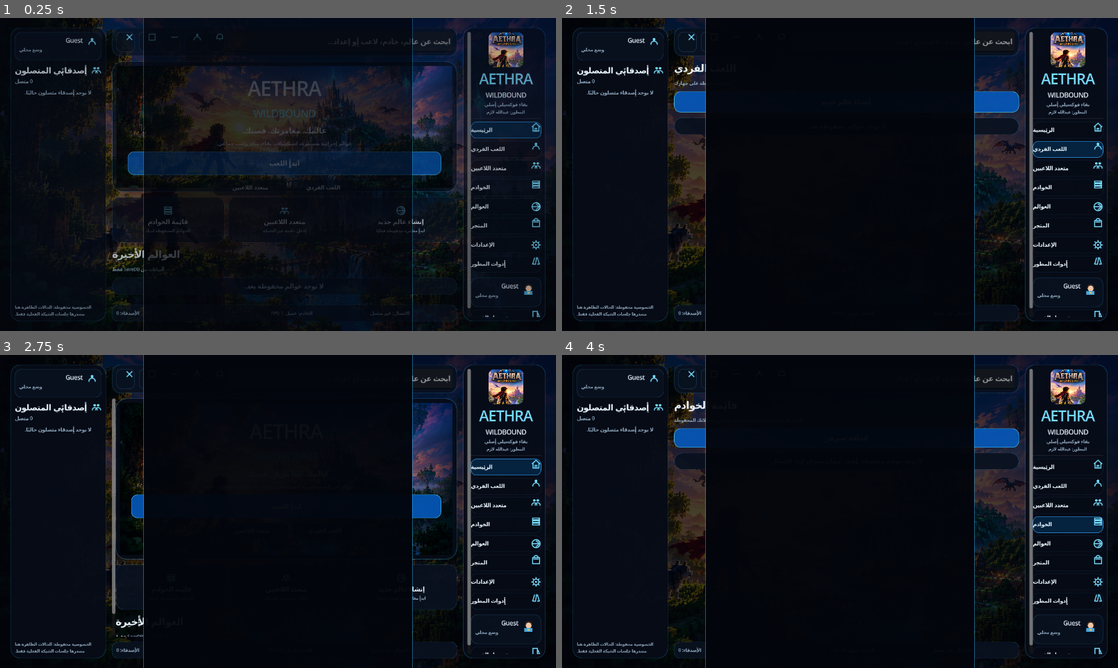
Above: before the commit, frames 1-4 (two rows, left to right).
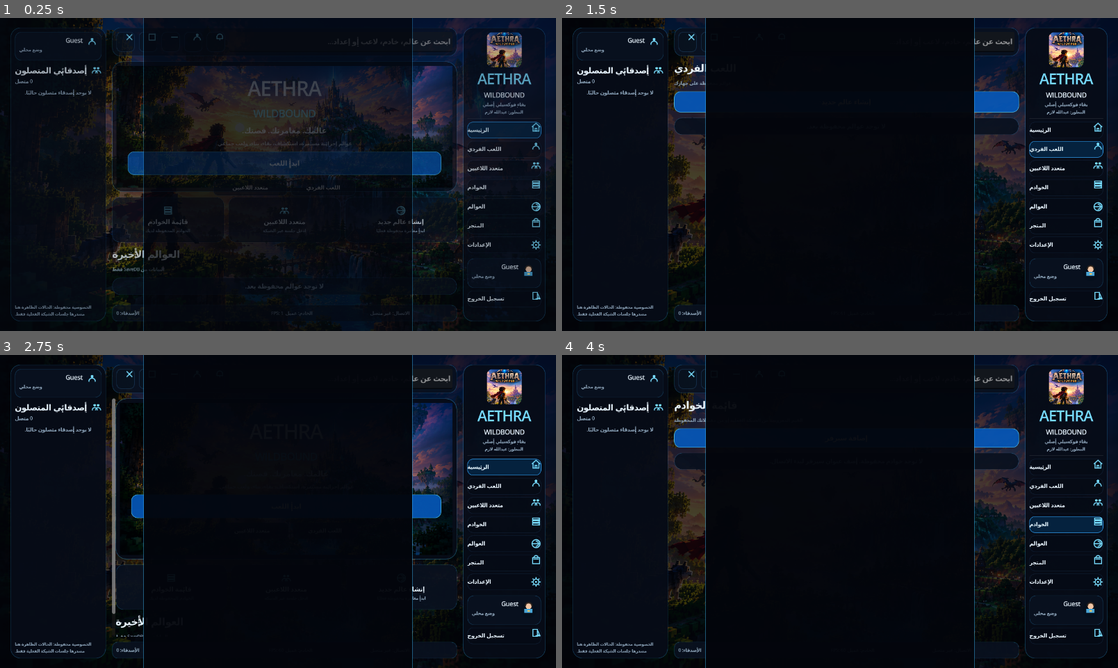
Above: after the commit, the same moments.

Repository: jnkmmdndmd-arch/AETHRA
Game: Godot game, scene res://scenes/main.tscn
The game is run twice, just before and just after one commit, with the same random seed, the same clock (stepped at 60 frames per second) and the same inputs.
Inputs (mouse positions are in pixels of both pictures, inside the frame that each line leads up to):
- Up to frame 1 (0.25 s): no input
- Up to frame 2 (1.5 s): tap Enter at 0.5 s; move the mouse to (962, 158) at 0.52 s; hold D (move_right) 0.53-1.25 s; hold F (attack) 0.53-1.25 s; click (962, 158) at 0.67 s; tap Space (jump) at 0.77 s; click (1067, 149) at 1.27 s
- Up to frame 3 (2.75 s): click (505, 467) at 2.02 s
- Up to frame 4 (4 s): click (1067, 505) at 2.77 s; click (1067, 524) at 3.52 s

The runs differ from the first frame. In frame 1, 2.1% of the frame differs, in the area x 84-98%, y 4-96%; in frame 2, 2.3%; in frame 3, 2.3%; in frame 4, 2.3%.

Commit message:
Remove developer tools from main navigation

Diff:
--- a/scripts/ui/main_menu.gd
+++ b/scripts/ui/main_menu.gd
@@ -204,7 +204,6 @@
         ["worlds", "world", "العوالم"],
         ["store", "store", "المتجر"],
         ["settings", "settings", "الإعدادات"],
-        ["developer", "developer", "أدوات المطور"],
     ]
     for item in items:
         var b := _nav_button(item[1], item[2])
